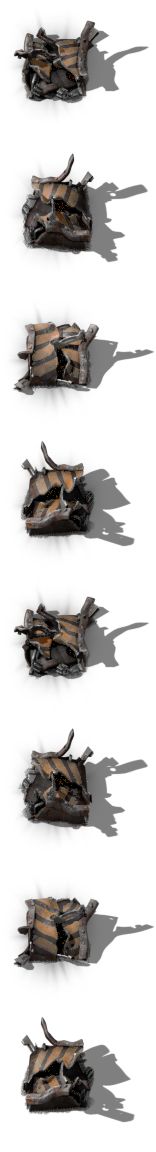
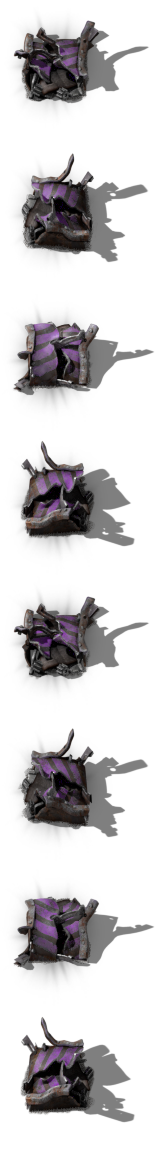
Layers edited between the first and the second 156x1152 image:
added layer "tier 6" above "tier 5" over [14, 20, 99, 1101]
hid "tier 5" over [14, 20, 99, 1101]
